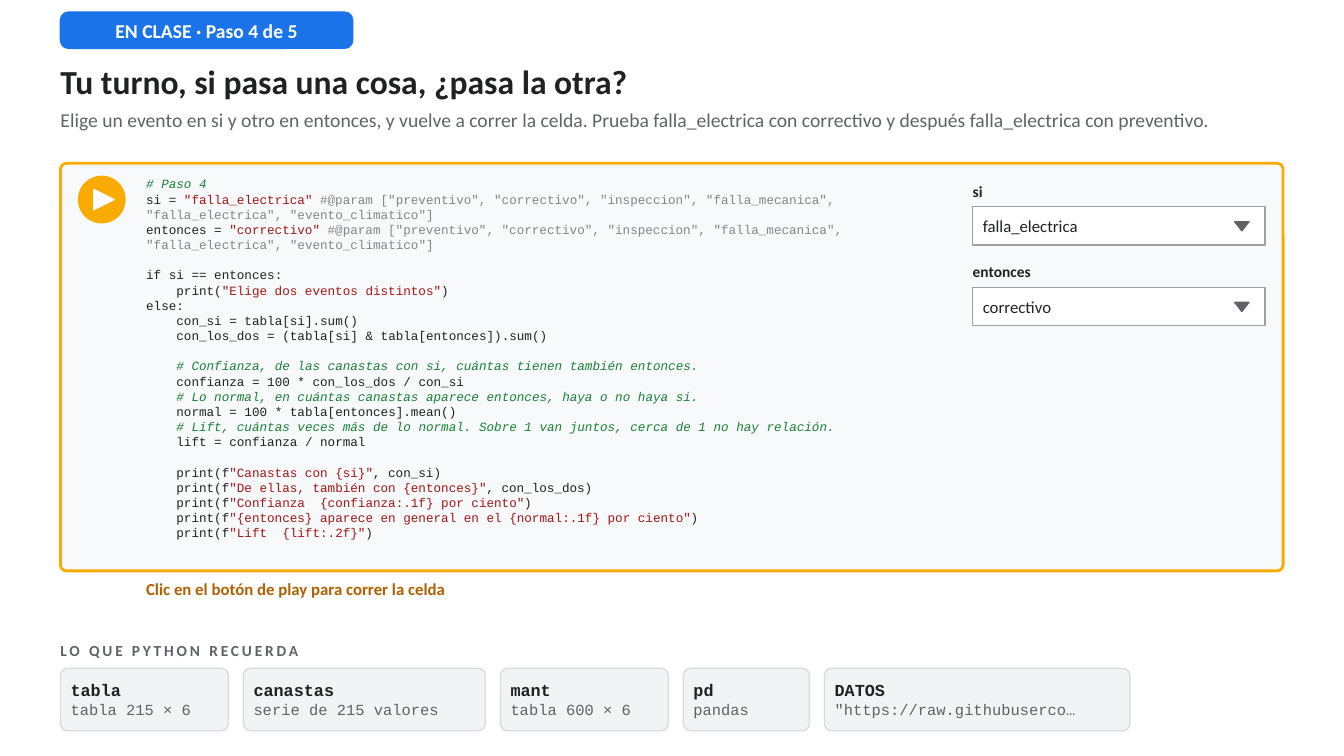
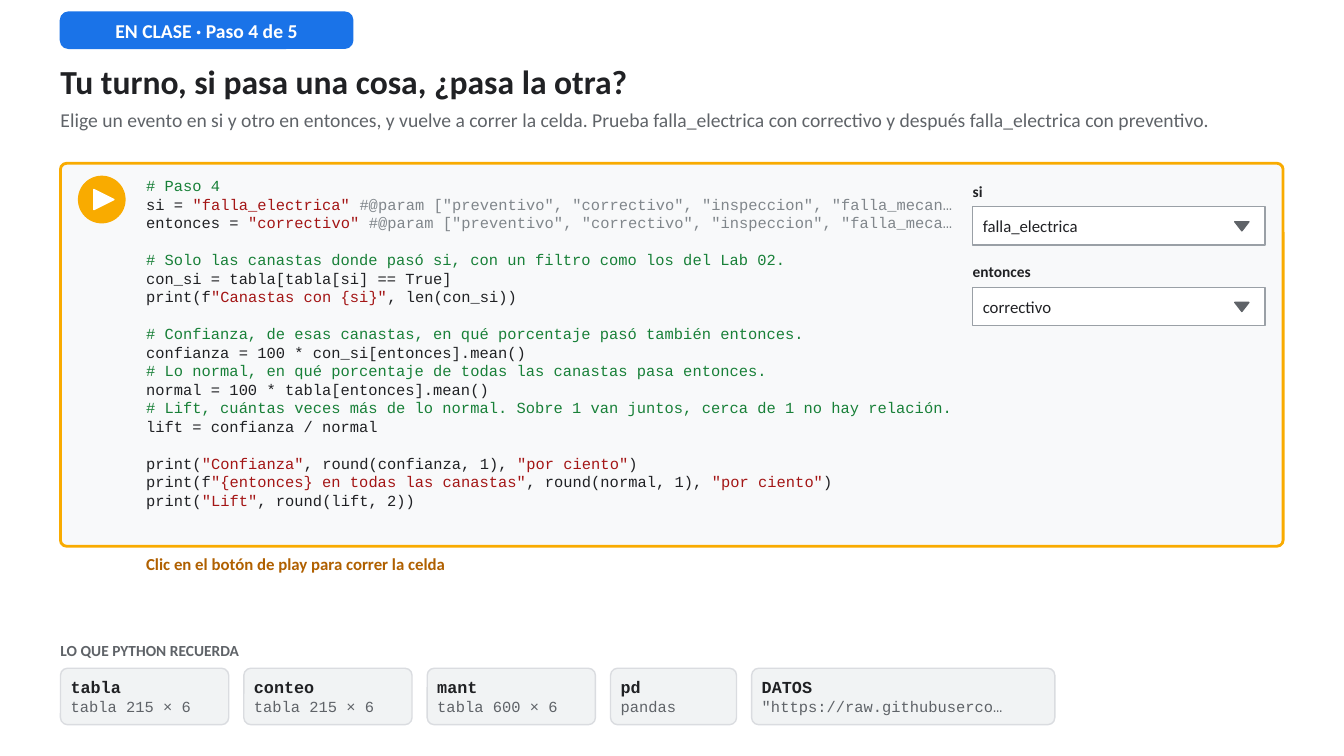
Before and after one commit to RodrigoMSB/curso-python-minergia, a slide deck: slide 20 of presentaciones/Simulador_Lab04_guiado.pptx. Drawn at 1344x756 pixels with LibreOffice and Linux fonts; fonts in the diff are those of the drawing. Boxes give left, top, right and bottom in pixels: in the first picture for what was removed or moved away, otherwise in the second. Text is boxed around its words. In the diff, an @@ line names an element or a change of style, - is before the commit and + after.

```diff
--- a/presentaciones/Simulador_Lab04_guiado.pptx
+++ b/presentaciones/Simulador_Lab04_guiado.pptx
@@ rounded rectangle: place and size @@
-rounded rectangle at [60,163,1284,571]
+rounded rectangle at [60,163,1284,546]
@@ text at [146,199,952,380]: text changed; size 9 to 11 pt; text colour #80868B to #188038 @@
-si = "falla_electrica" #@param ["preventivo", "correctivo", "inspeccion", "falla_mecanica", "falla_electrica", "evento_climatico"]
-entonces = "correctivo" #@param ["preventivo", "correctivo", "inspeccion", "falla_mecanica", "falla_electrica", "evento_climatico"]
-if si == entonces:
-print("Elige dos eventos distintos")
-else:
-con_si = tabla[si].sum()
-con_los_dos = (tabla[si] & tabla[entonces]).sum()
-# Confianza, de las canastas con si, cuántas tienen también entonces.
-confianza = 100 * con_los_dos / con_si
-# Lo normal, en cuántas canastas aparece entonces, haya o no haya si.
+si = "falla_electrica" #@param ["preventivo", "correctivo", "inspeccion", "falla_mecan…
+entonces = "correctivo" #@param ["preventivo", "correctivo", "inspeccion", "falla_meca…
+# Solo las canastas donde pasó si, con un filtro como los del Lab 02.
+con_si = tabla[tabla[si] == True]
+print(f"Canastas con {si}", len(con_si))
+# Confianza, de esas canastas, en qué porcentaje pasó también entonces.
+confianza = 100 * con_si[entonces].mean()
+# Lo normal, en qué porcentaje de todas las canastas pasa entonces.
@@ text at [146,181,951,432]: size 9 to 11 pt in "# Paso 4", "normal = 100 * tabla[entonces].mean()", "# Lift, cuántas veces más de lo ...", "lift = confianza / normal"; italic off in "# Paso 4", "# Lift, cuántas veces más de lo ..." @@
@@ text at [146,458,832,510]: text changed; size 9 to 11 pt; text colour #A31515 to #202124 @@
-print(f"Canastas con {si}", con_si)
-print(f"De ellas, también con {entonces}", con_los_dos)
-print(f"Confianza {confianza:.1f} por ciento")
-print(f"{entonces} aparece en general en el {normal:.1f} por ciento")
-print(f"Lift {lift:.2f}")
+print("Confianza", round(confianza, 1), "por ciento")
+print(f"{entonces} en todas las canastas", round(normal, 1), "por ciento")
+print("Lift", round(lift, 2))
@@ text "Clic en el botón de ...": place and size @@
-text "Clic en el botón de ..." at [146,583,445,598]
+text "Clic en el botón de ..." at [146,558,445,573]
@@ text "LO QUE PYTHON RECUERDA" at [60,646,239,658]: letter spacing 2 to 0 pt @@
@@ rounded rectangle: place and size @@
-rounded rectangle at [60,668,229,731]
+rounded rectangle at [60,668,229,725]
@@ proportions changed in 6 elements at [60,668,229,725], [60,163,1284,546], [752,668,1056,725], [427,668,596,725], [611,668,737,725], [244,668,412,725] @@
@@ rounded rectangle: place and size @@
-rounded rectangle at [244,668,486,731]
+rounded rectangle at [244,668,412,725]
@@ text removed at [254,685,439,715] @@
-canastas
-serie de 215 valores
@@ text added at [254,682,374,712], 11 pt, text #5F6368 @@
+conteo
+tabla 215 × 6
@@ rounded rectangle: place and size @@
-rounded rectangle at [500,668,668,731]
+rounded rectangle at [427,668,596,725]
@@ text "mant": place and size @@
-text "mant" at [511,685,631,715]
+text "mant" at [437,682,557,712]
@@ rounded rectangle: place and size @@
-rounded rectangle at [684,668,810,731]
+rounded rectangle at [611,668,737,725]
@@ text "pd": place and size @@
-text "pd" at [693,684,749,718]
+text "pd" at [621,681,677,715]
@@ rounded rectangle: place and size @@
-rounded rectangle at [825,668,1130,731]
+rounded rectangle at [752,668,1056,725]
@@ text "DATOS": place and size @@
-text "DATOS" at [835,684,1076,718]
+text "DATOS" at [762,681,1003,715]
```
Also in this commit, not shown: 47 other slides changed, 24 slides added, 9 slides removed, 27 other files.
